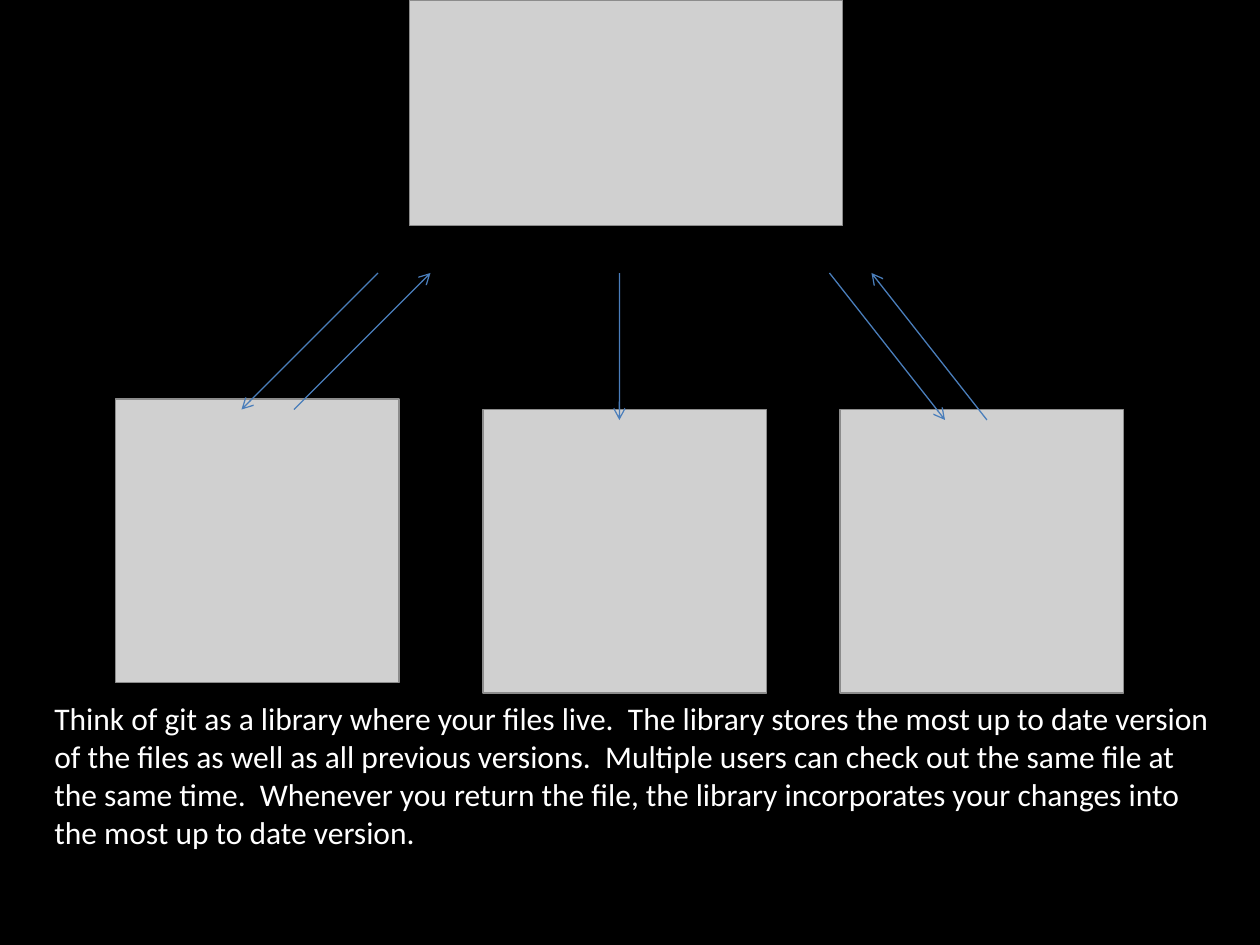
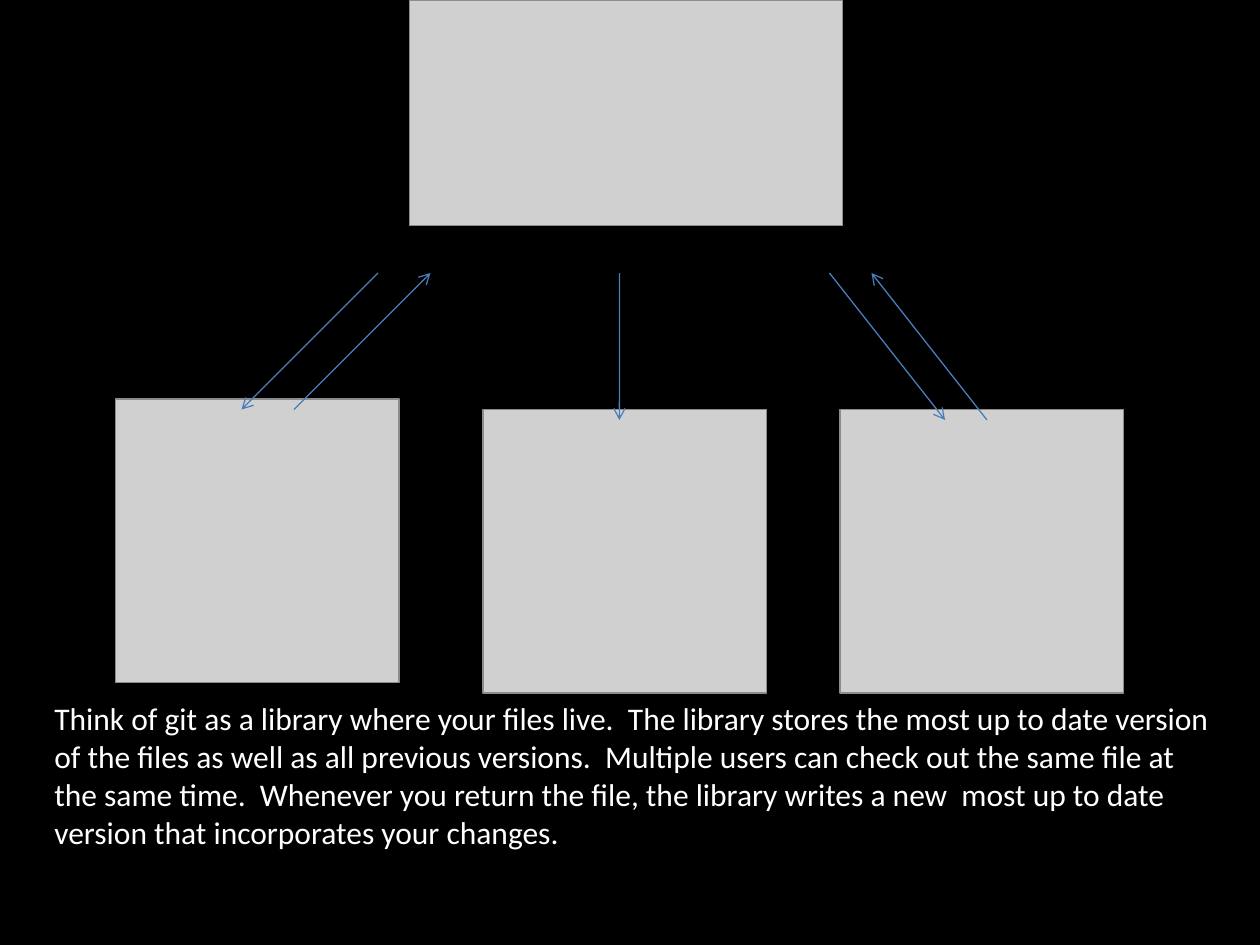
Before and after one commit to hadley/stat405-resources, a slide deck: slide 12 of git-lecture/Stat-405-git-lecture.pptx (slide 11 before the commit). Drawn at 1260x945 pixels with LibreOffice and Linux fonts; fonts in the diff are those of the drawing; grey boxes stand for pictures. Boxes give left, top, right and bottom in pixels: in the first picture for what was removed or moved away, otherwise in the second. Text is boxed around its words. In the diff, an @@ line names an element or a change of style, - is before the commit and + after.

Commit message:
completed lecture draft. pptx and pdf versions

```diff
--- a/git-lecture/Stat-405-git-lecture.pptx
+++ b/git-lecture/Stat-405-git-lecture.pptx
@@ text at bbox=[54, 708, 1208, 850]: text changed @@
-Think of git as a library where your files live. The library stores the most up to date version of the files as well as all previous versions. Multiple users can check out the same file at the same time. Whenever you return the file, the library incorporates your changes into the most up to date version.
+Think of git as a library where your files live. The library stores the most up to date version of the files as well as all previous versions. Multiple users can check out the same file at the same time. Whenever you return the file, the library writes a new most up to date version that incorporates your changes.
```
Also in this commit, not shown: 21 other slides changed, 24 slides added, 4 slides removed, 1 other file.
